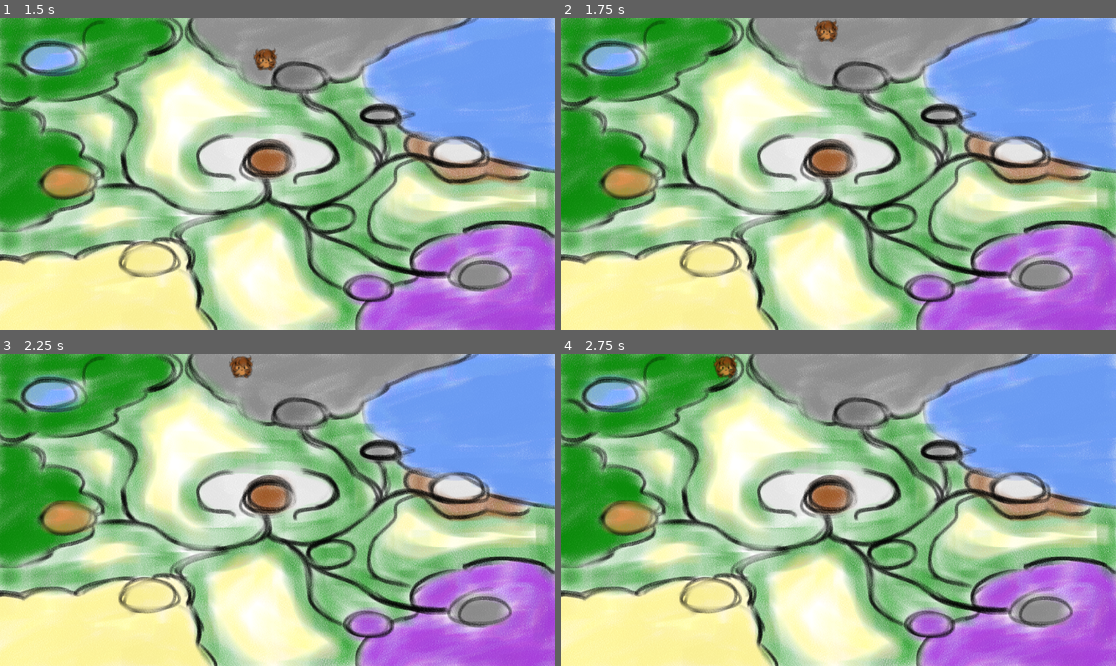
Above: before the commit, frames 1-4 (two rows, left to right).
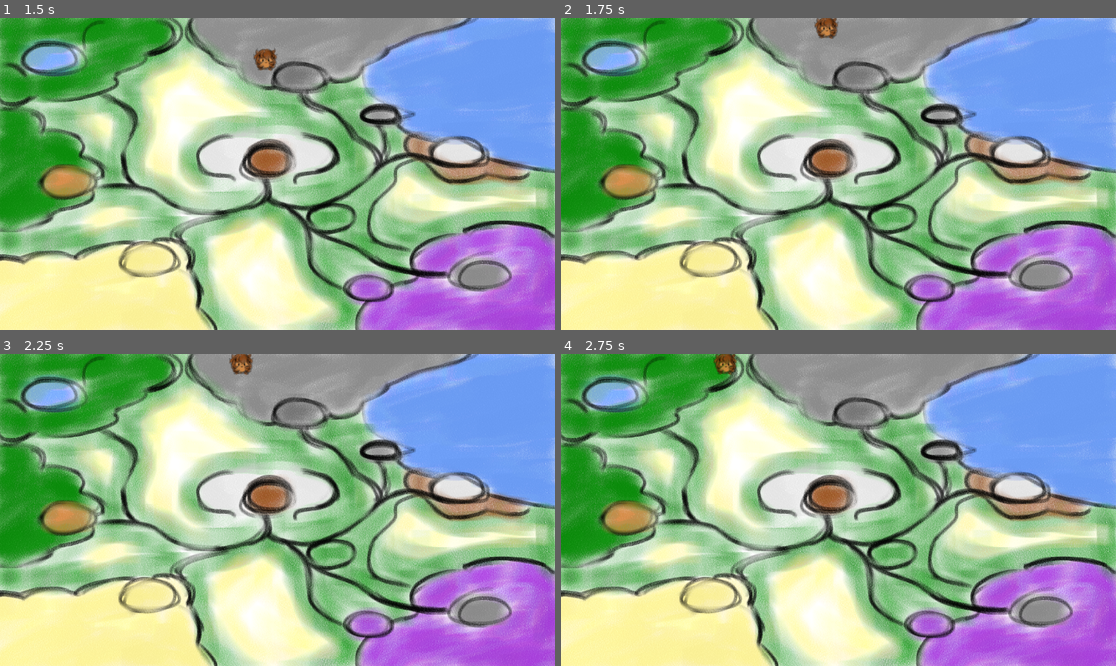
Above: after the commit, the same moments.

Repository: Adnyropast/project-brave-box-godot
Game: Godot game, scene res://scenes/map/map_compositia.tscn
Two runs of this game, one before a commit and one after it. Both use one fixed random seed, a clock stepped at 60 frames per second and the inputs below. The project has no main scene, so this scene is started directly.
Inputs:
- Up to frame 1 (1.5 s): tap Enter at 0.5 s; hold W (up) from 0.53 s (still down)
- Up to frame 2 (1.75 s): keep holding W (up)
- Up to frame 3 (2.25 s): tap Space at 2 s; release W (up) at 2.03 s; hold A (left) from 2.03 s (still down)
- Up to frame 4 (2.75 s): keep holding A (left)

Frame 1 is identical in both runs. In frame 2, 0.2% of the frame differs, in the area x 45-50%, y 0-8%; in frame 3, 0.2%; in frame 4, 0.2%.

Commit message:
fix: adjust map cursor detection box

Diff:
--- a/scenes/map/map_cursor.tscn
+++ b/scenes/map/map_cursor.tscn
@@ -4,7 +4,7 @@
 [ext_resource type="Texture2D" uid="uid://u4gsjr6hi7r3" path="res://images/map/icon_cursor.png" id="1_ymbrm"]
 
 [sub_resource type="RectangleShape2D" id="RectangleShape2D_20jbw"]
-size = Vector2(56, 58)
+size = Vector2(36, 40)
 
 [node name="MapCursor" type="CharacterBody2D"]
 script = ExtResource("1_20jbw")
@@ -14,4 +14,5 @@
 texture = ExtResource("1_ymbrm")
 
 [node name="CollisionShape2D" type="CollisionShape2D" parent="."]
+position = Vector2(0, -2)
 shape = SubResource("RectangleShape2D_20jbw")
